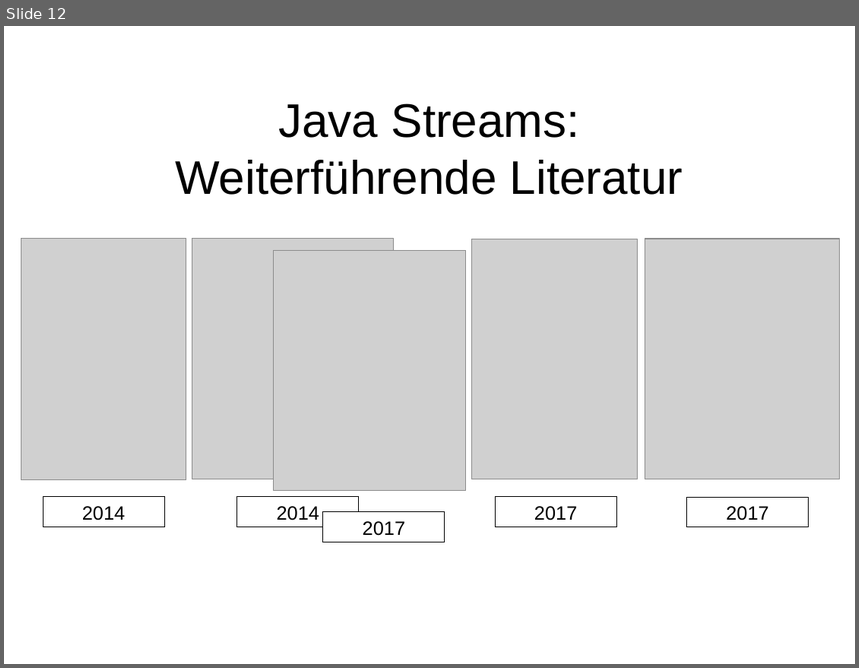
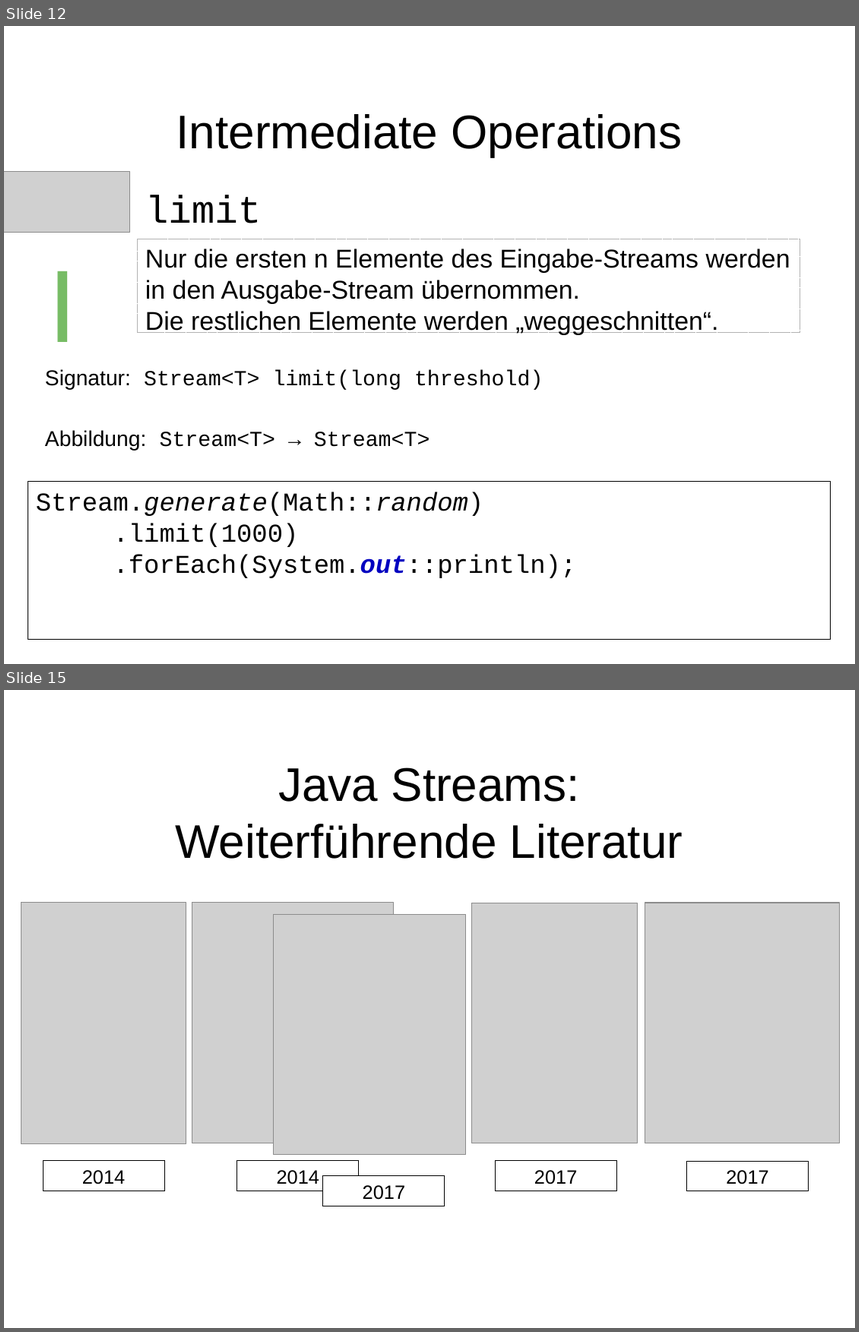
Before and after one commit to dlindner/vorlesung-se2-dhbw, a slide deck: added_2020/Java Streams API.odp. Shown one above the other, each under a label of ours: slide 12 before the commit, slides 12 and 15 after it; the slides between them are not shown. The pictures are 859x668 and 859x1332 pixels, drawn with LibreOffice and Linux fonts; fonts in the diff are those of the drawing; grey boxes stand for pictures; background and template pictures are left out. Boxes give left, top, right and bottom in pixels: in the first picture for what was removed or moved away, otherwise in the second. Text is boxed around its words. In the diff, an @@ line names an element or a change of style, - is before the commit and + after.

Commit message:
Intermediate Operations

```diff
--- a/added_2020/Java Streams API.odp
+++ b/added_2020/Java Streams API.odp
@@ slide 12 added at [4, 26, 855, 664], background picture (left out) @@
@@ title added at [177, 114, 683, 157], 44 pt, text #000000 @@
+Intermediate Operations
@@ picture added at [4, 172, 130, 233] @@
@@ text added at [145, 195, 261, 224], 36 pt, text #000000 @@
+limit
@@ rectangle added at [138, 240, 800, 332], outline #B2B2B2 0 pt dashed, 24 pt, text #000000 @@
+Nur die ersten n Elemente des Eingabe-Streams werden in den Ausgabe-Stream übernommen.
+Die restlichen Elemente werden „weggeschnitten“.
@@ text added at [48, 271, 77, 342], 96 pt, text #77BC65 @@
+I
@@ text added at [45, 370, 543, 390], 20 pt, text #000000 @@
+Signatur: Stream<T> limit(long threshold)
@@ text added at [45, 430, 430, 451], 20 pt, text #000000 @@
+Abbildung: Stream<T> → Stream<T>
@@ rectangle added at [28, 483, 830, 641], fill #FFFFFF, outline #000000 0 pt, 24 pt, text #000000 @@
+Stream.generate(Math::random)
+.limit(1000)
+.forEach(System.out::println);
@@ what was slide 12 is now slide 15 @@
```
Also in this commit, not shown: 2 slides changed, 3 other slides added, 1 slide removed.
